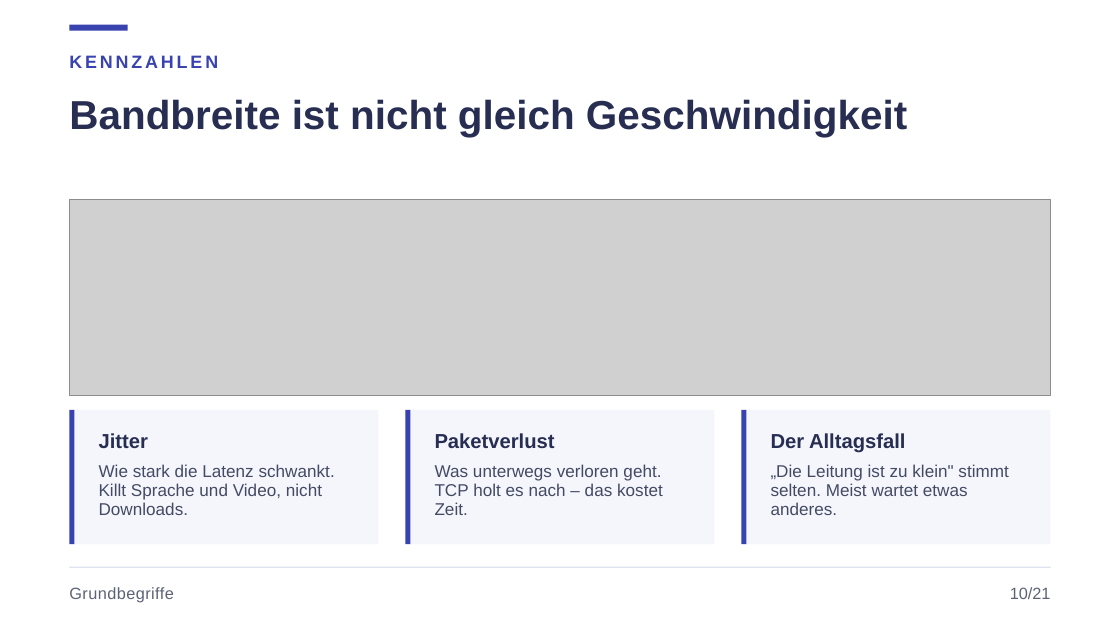
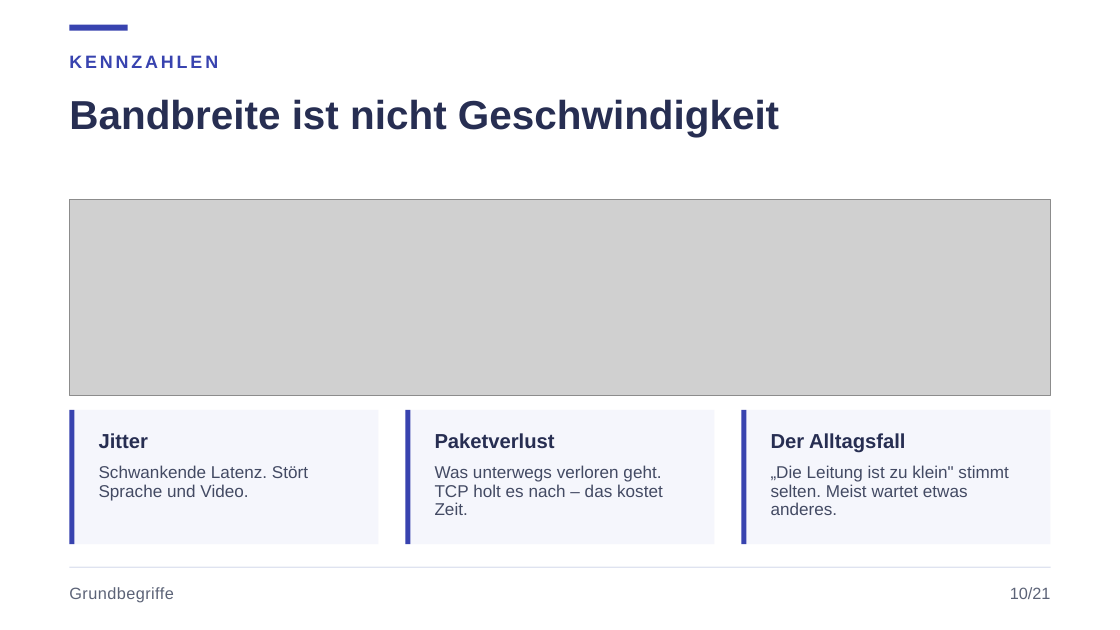
Before and after one commit to JacobMenge/kurs-unterlagen, a slide deck: slide 13 of folien/dist/01-netzwerke-grundlagen.pptx. Drawn at 1120x630 pixels with LibreOffice and Linux fonts; fonts in the diff are those of the drawing; grey boxes stand for pictures. Boxes give left, top, right and bottom in pixels: in the first picture for what was removed or moved away, otherwise in the second. Text is boxed around its words. In the diff, an @@ line names an element or a change of style, - is before the commit and + after.

```diff
--- a/folien/dist/01-netzwerke-grundlagen.pptx
+++ b/folien/dist/01-netzwerke-grundlagen.pptx
@@ text at bbox=[69, 99, 779, 137]: text changed @@
-Bandbreite ist nicht gleich Geschwindigkeit
+Bandbreite ist nicht Geschwindigkeit
@@ text at bbox=[99, 465, 308, 501]: text changed @@
-Wie stark die Latenz schwankt. Killt Sprache und Video, nicht Downloads.
+Schwankende Latenz. Stört Sprache und Video.
```
Also in this commit, not shown: 8 other slides changed, 8 other files.
